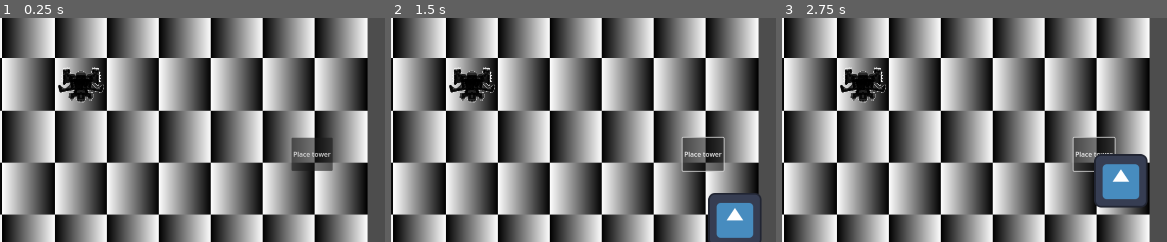
Above: before the commit, frames 1-3 (left to right).
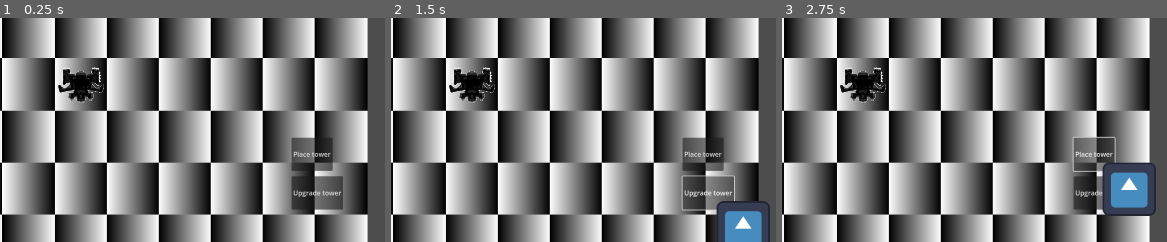
Above: after the commit, the same moments.

Repository: ReneeIbeji/GMTK2024
Game: Godot game, scene res://scenes/GameSystems/Game.tscn
Two runs of this game, one before a commit and one after it. Both use one fixed random seed, a clock stepped at 60 frames per second and the inputs below. The engine's default icon, where the game draws it, is replaced by a stand-in: a white triangle on a blue panel in a dark square.
Inputs (mouse positions are % of the whole screen's width and height, from its top left):
- Up to frame 1 (0.25 s): no input
- Up to frame 2 (1.5 s): click "Place tower" at 0.5 s; click (91, 89) at 1.25 s, where only the run after the commit has a clickable "Upgrade tower"
- Up to frame 3 (2.75 s): click "Place tower" at 2 s
The pictures show only the part of the screen within x 50-100%, y 50-100%; the shares and areas given below are measured in that part.

The runs differ from the first frame. In frame 1, 1.5% of the frame differs, in the area x 75-90%, y 70-86%; in frame 2, 3.6%, in the area x 75-99%, y 52-100%; in frame 3, 3.5%.

Commit message:
Towers can now be temporarily upgraded

Diff:
--- a/source/scenes/GameItems/GameItem.gd
+++ b/source/scenes/GameItems/GameItem.gd
@@ -3,11 +3,16 @@
 
 var gridRow : int
 var gridColumn : int
+
+var currentlyUpgraded : bool = false
 @export var maxHealth : int
 @export var health : int
 @export var attackCooldown : int
 @export var attackStrength : int
 @export var attackDistance : int
+
+@export var upgradeSize : int
+
 
 signal gameItemDestroyed()
 
@@ -21,3 +26,10 @@
 func destroyed() -> void:
     gameItemDestroyed.emit(gridRow,gridColumn)
     queue_free()
+
+
+func upgrade() -> void:
+    pass
+
+func degrade() -> void:
+    pass
--- a/source/scenes/GameItems/tower/tower.tscn
+++ b/source/scenes/GameItems/tower/tower.tscn
@@ -15,6 +15,7 @@
 attackCooldown = 2
 attackStrength = 2
 attackDistance = 500
+upgradeSize = 2
 
 [node name="Sprite2D" type="Sprite2D" parent="."]
 modulate = Color(0.477675, 0.405349, 0.279738, 1)
--- a/source/scenes/GameSystems/Game.tscn
+++ b/source/scenes/GameSystems/Game.tscn
@@ -1,21 +1,23 @@
-[gd_scene load_steps=8 format=3 uid="uid://6jsylcsnrfd3"]
+[gd_scene load_steps=9 format=3 uid="uid://6jsylcsnrfd3"]
 
 [ext_resource type="Script" path="res://scenes/GameSystems/game.gd" id="1_hq07i"]
 [ext_resource type="PackedScene" uid="uid://bh2ag2wclw6d3" path="res://scenes/GameSystems/Grid/baseGrid.tscn" id="1_xekyy"]
 [ext_resource type="Resource" uid="uid://dm06nnyg7btjb" path="res://scenes/GameItems/tower/tower.tres" id="2_05a0s"]
 [ext_resource type="PackedScene" uid="uid://b7kexp01iv2h7" path="res://scenes/Enemies/Enemy.tscn" id="2_e1iwy"]
+[ext_resource type="Texture2D" uid="uid://bvjhmfndnxypv" path="res://icon.svg" id="3_a74vq"]
 [ext_resource type="PackedScene" uid="uid://cawt67enk7m2q" path="res://scenes/GameSystems/main_camera.tscn" id="3_gbh75"]
 [ext_resource type="Resource" uid="uid://dnjuk0rta3l5f" path="res://scenes/GameItems/ship/MainShip.tres" id="5_grmce"]
 
 [sub_resource type="Curve2D" id="Curve2D_fhnao"]
 _data = {
-"points": PackedVector2Array(0, 0, 0, 0, 981, -1208, 0, 0, 0, 0, 1165, -1075, 0, 0, 0, 0, 2114, -506, 0, 0, 0, 0, 2533, 503, 0, 0, 0, 0, 2694, 1944, 0, 0, 0, 0, 749, 2229, 0, 0, 0, 0, -707, 1259, 0, 0, 0, 0, -452, -475, 0, 0, 0, 0, 365, -995, 0, 0, 0, 0, 765, -1139, 0, 0, 0, 0, 981, -1208)
+"points": PackedVector2Array(0, 0, 0, 0, 1159, -1106, 0, 0, 0, 0, 1668, -1089, 0, 0, 0, 0, 2278, -716, 0, 0, 0, 0, 2668, 1614, 0, 0, 0, 0, 727, 1877, 0, 0, 0, 0, -248, 1648, 0, 0, 0, 0, -707, 1259, 0, 0, 0, 0, -452, -475, 0, 0, 0, 0, 6, -1013, 0, 0, 0, 0, 506, -1267, 0, 0, 0, 0, 1083, -1140, 0, 0, 0, 0, 1159, -1106)
 }
-point_count = 11
+point_count = 12
 
 [node name="Game" type="Node2D"]
 script = ExtResource("1_hq07i")
 EnemyScene = ExtResource("2_e1iwy")
+upgradeMouseIcon = ExtResource("3_a74vq")
 testPlaceableItem = ExtResource("2_05a0s")
 
 [node name="MainCamera" parent="." instance=ExtResource("3_gbh75")]
@@ -39,11 +41,21 @@
 size_flags_vertical = 4
 text = "Place tower"
 
+[node name="Button2" type="Button" parent="UI"]
+offset_left = 1628.0
+offset_top = 922.0
+offset_right = 1752.0
+offset_bottom = 1002.0
+size_flags_horizontal = 8
+size_flags_vertical = 4
+text = "Upgrade tower"
+
 [node name="EnemySpawnPoints" type="Path2D" parent="."]
 curve = SubResource("Curve2D_fhnao")
 
 [node name="SpawnPoint" type="PathFollow2D" parent="EnemySpawnPoints"]
-position = Vector2(981, -1208)
-rotation = 0.625882
+position = Vector2(1159, -1106)
+rotation = 0.0333864
 
 [connection signal="pressed" from="UI/Button" to="." method="_on_towerTest_button_pressed"]
+[connection signal="pressed" from="UI/Button2" to="." method="_on_upgradeTest_button_test"]
--- a/source/scenes/GameSystems/Grid/base_grid.gd
+++ b/source/scenes/GameSystems/Grid/base_grid.gd
@@ -66,6 +66,54 @@
 func remove_item_from_grid(row : int, column : int) -> void:
 	gridCellsContents[row][column] = null
 
+func powerup_item_on_grid(row : int, column : int) -> bool:
+	var gameItem : GameItem = get_item_on_grid(row, column)
+
+	if gameItem == null:
+		return false
+
+	if gameItem == mainShipNode:
+		return false
+
+	if gameItem.currentlyUpgraded:
+		return false
+
+	if !set_scale_of_item(row, column, gameItem.upgradeSize):
+		return false
+
+
+	gameItem.upgrade()
+	gameItem.currentlyUpgraded = true
+
+	var powerDown := Callable(self, "powerdown_item_on_grid").bind(row,column)
+	get_tree().create_timer(5).timeout.connect(powerDown)
+
+	return true
+
+func powerdown_item_on_grid(row : int, column : int) -> void:
+	var gameItem : GameItem = get_item_on_grid(row, column)
+	gameItem.degrade()
+	gameItem.currentlyUpgraded = false
+	set_scale_of_item(row, column, 1)
+
+func set_scale_of_item(row : int, column : int, itemScale) -> bool:
+	var gameItem : GameItem = get_item_on_grid(row, column)
+
+	for x in range(column, column + itemScale):
+		for y in range(row, row + itemScale):
+			if x == column && y == row:
+				continue
+
+			if get_item_on_grid(y,x) != null:
+				return false
+
+	gameItem.scale = Vector2(itemScale,itemScale)
+	gameItem.position += Vector2(125 * (itemScale - 2) + 62.5, 125 * (itemScale - 2) + 62.5)
+
+	return true
+
+
+
 func get_item_on_grid(row : int, column : int) -> GameItem:
 	return gridCellsContents[row][column]
 
--- a/source/scenes/GameSystems/game.gd
+++ b/source/scenes/GameSystems/game.gd
@@ -1,11 +1,15 @@
 class_name Game
 extends Node2D
 
+enum mouseState {None, Item, PowerUp}
+
 @export var EnemyScene : PackedScene
+@export var upgradeMouseIcon : CompressedTexture2D
+
+var currentHandState : mouseState
 
 var currentPlacingItem : placeableItem
 
-var itemInHand : bool = false
 
 var itemInHandSprite : TextureRect
 
@@ -17,6 +21,8 @@
 @export var testPlaceableItem : placeableItem
 # Called when the node enters the scene tree for the first time.
 func _ready() -> void:
+	currentHandState = mouseState.None
+
 	GlobalNodes.gameNode = self
 
 	itemInHandSprite = TextureRect.new()
@@ -28,13 +34,18 @@
 func _process(delta: float) -> void:
 	# print("mouse grid pos: ", cellMouseOn)
 	# Display item in hand
-	if itemInHand:
-		itemInHandSprite.position = get_viewport().get_mouse_position()
+	if currentHandState != mouseState.None:
+		itemInHandSprite.position = get_viewport().get_mouse_position() + Vector2(20,20)
 
-
-	if Input.is_action_just_pressed("ACTION_ClickOnGridCell") && mouseOnCell && itemInHand:
-		var result : bool = GlobalNodes.baseGridNode.place_item_on_grid(cellMouseOn.x, cellMouseOn.y, currentPlacingItem)
-		clear_placing_item()
+	if mouseOnCell:
+		if Input.is_action_just_pressed("ACTION_ClickOnGridCell") && currentHandState == mouseState.Item:
+			var result : bool = GlobalNodes.baseGridNode.place_item_on_grid(cellMouseOn.x, cellMouseOn.y, currentPlacingItem)
+			if result:
+				clear_placing_item()
+		if Input.is_action_just_pressed("ACTION_ClickOnGridCell") && currentHandState == mouseState.PowerUp:
+			var result : bool = GlobalNodes.baseGridNode.powerup_item_on_grid(cellMouseOn.x, cellMouseOn.y)
+			if result:
+				deSet_mouse_upgrade()
 
 
 func spawn_enemy() -> void:
@@ -56,14 +67,23 @@
 
 
 func set_placing_item(item : placeableItem) -> void:
+	currentHandState = mouseState.Item
 	currentPlacingItem = item
-	itemInHand = true
 	itemInHandSprite.texture = item.icon
 
 func clear_placing_item() -> void:
+	currentHandState = mouseState.None
 	currentPlacingItem = null
-	itemInHand = false
 	itemInHandSprite.texture = null
+
+func set_mouse_upgrade() -> void:
+	currentHandState = mouseState.PowerUp
+	itemInHandSprite.texture = upgradeMouseIcon
+
+func deSet_mouse_upgrade() -> void:
+	currentHandState = mouseState.None
+	itemInHandSprite.texture = null
+
 
 func _on_towerTest_button_pressed() -> void:
 	set_placing_item(testPlaceableItem)
@@ -77,3 +97,12 @@
 		if cellMouseOn == Vector2(row,column):
 			mouseOnCell = false
 			cellMouseOn = Vector2(-1,-1)
+
+
+func _on_upgradeTest_button_test() -> void:
+	print("pressss")
+	if currentHandState == mouseState.None:
+		set_mouse_upgrade()
+		return
+	elif currentHandState == mouseState.PowerUp:
+		deSet_mouse_upgrade()
